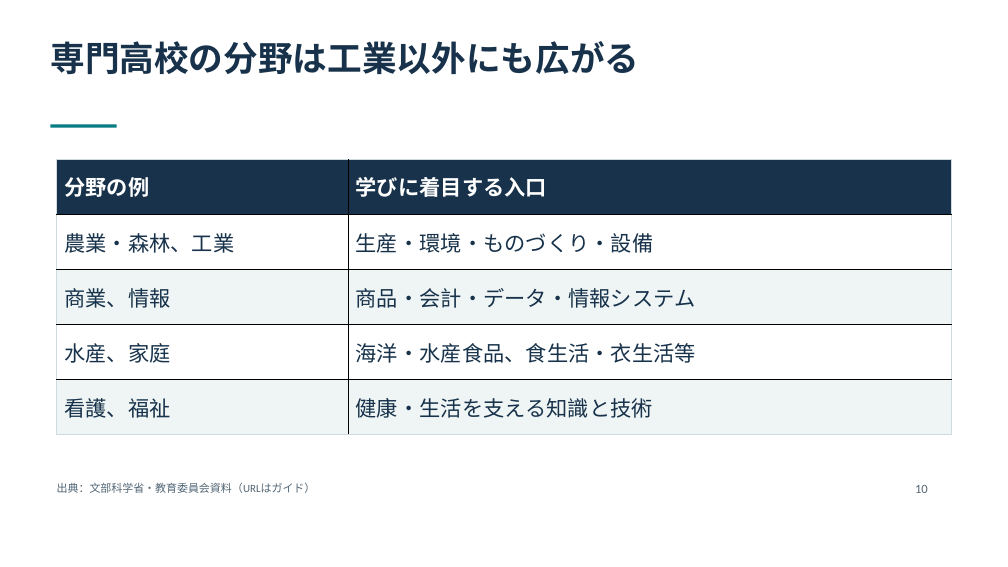
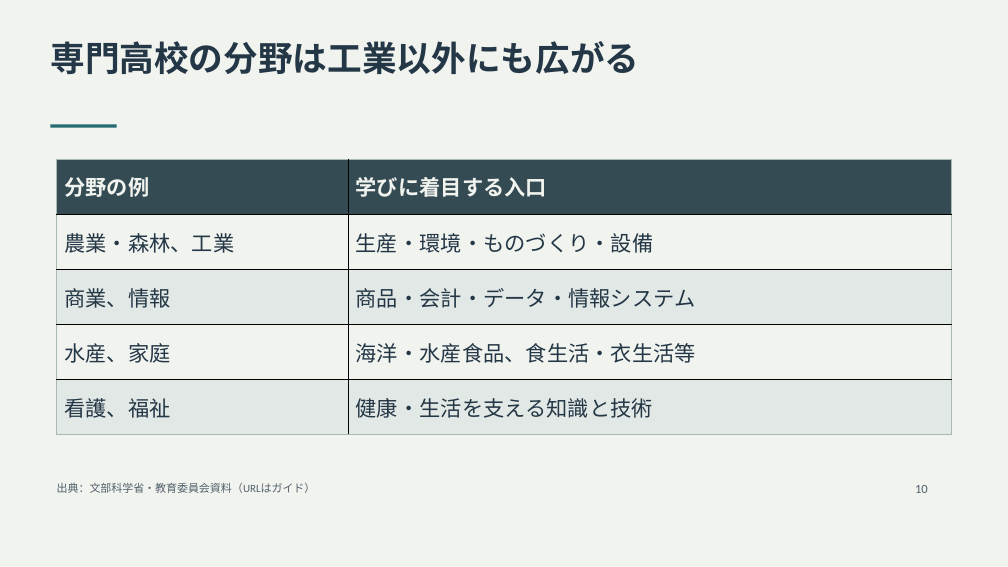
Before and after one commit to zooc-14calbp/industrial-education-ii, a slide deck: slide 10 of video/01/slides.pptx. Drawn at 1008x567 pixels with LibreOffice and Linux fonts; fonts in the diff are those of the drawing. Boxes give left, top, right and bottom in pixels: in the first picture for what was removed or moved away, otherwise in the second. Text is boxed around its words. In the diff, an @@ line names an element or a change of style, - is before the commit and + after.

Commit message:
Adjust slides and video colors for extended viewing

```diff
--- a/video/01/slides.pptx
+++ b/video/01/slides.pptx
@@ background #FFFFFF to #F1F3EF @@
@@ text "専門高校の分野は工業以外にも広がる" at <box>50,41,639,74</box>: text colour #17324A to #243746 @@
@@ rectangle at <box>51,125,117,128</box>: fill #087C83 to #246A70 @@
@@ table at <box>57,159,951,435</box> @@
@@ fill #17324A to #344B53 in row 1 @@
@@ fill #FFFFFF to #F1F3EF in 4 cells @@
@@ fill #EFF5F5 to #E2E8E5 in 4 cells @@
@@ text colour #FFFFFF to #F1F3EF in "分野の例", "学びに着目する入口" @@
@@ text colour #17324A to #243746 in "農業・森林、工業", "生産・環境・ものづくり・設備", "商業、情報", "商品・会計・データ・情報システム" and 4 more places @@
@@ borders changed @@
@@ text "出典：文部科学省・教育委員会資料（URLはガイド）" at <box>57,483,316,493</box>: text colour #526675 to #52616A @@
@@ text "10" at <box>915,485,928,493</box>: text colour #526675 to #52616A @@
```
Also in this commit, not shown: 31 other slides changed, 54 other files.
